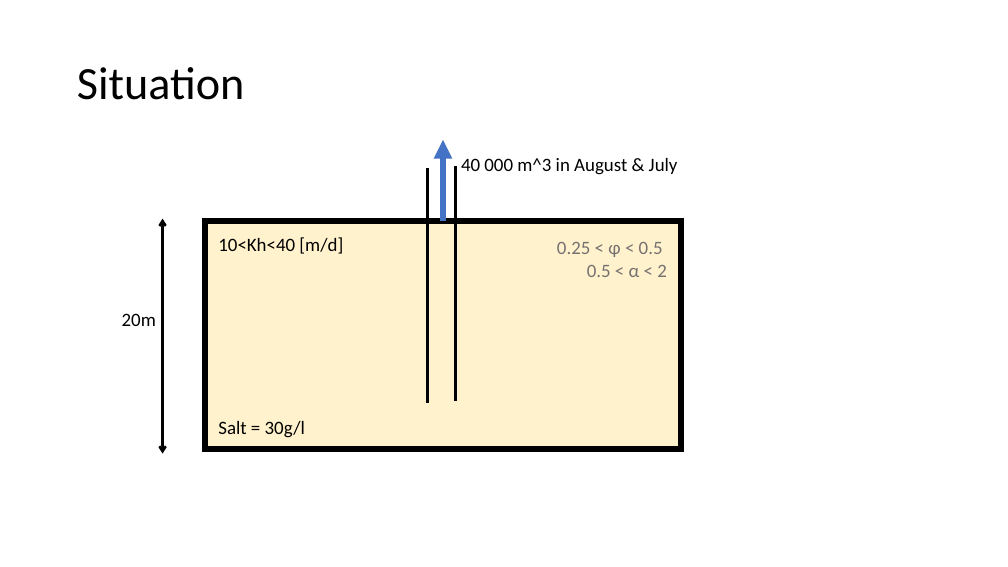
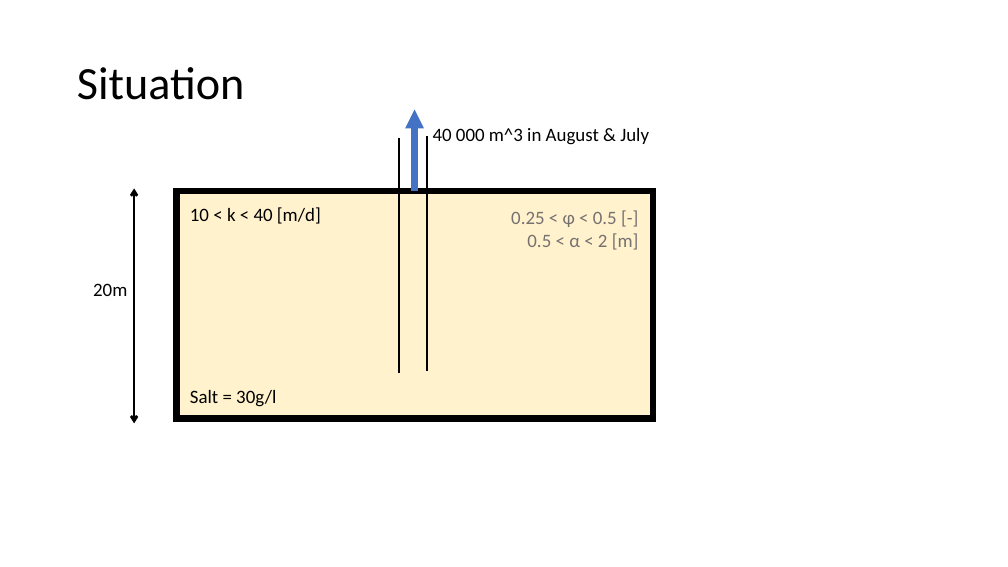
Before and after one commit to Daafip/design-ASR-CEGM2006, a slide deck: slide 2 of Workplan for project/schets situatie.pptx. Drawn at 1008x567 pixels with LibreOffice and Linux fonts; fonts in the diff are those of the drawing. Boxes give left, top, right and bottom in pixels: in the first picture for what was removed or moved away, otherwise in the second. Text is boxed around its words. In the diff, an @@ line names an element or a change of style, - is before the commit and + after.

Commit message:
Changes to slides

```diff
--- a/Workplan for project/schets situatie.pptx
+++ b/Workplan for project/schets situatie.pptx
@@ 3 texts, 2 lines, 1 rectangle, 1 double arrow, 1 arrow: place and size @@
-3 texts, 2 lines, 1 rectangle, 1 double arrow, 1 arrow at [122, 140, 681, 454]
+3 texts, 2 lines, 1 rectangle, 1 double arrow, 1 arrow at [93, 110, 653, 423]
@@ text at [190, 207, 321, 224]: text changed @@
-10<Kh<40 [m/d]
+10 < k < 40 [m/d]
@@ text at [511, 212, 639, 250]: text changed @@
-0.25 < φ < 0.5
-0.5 < α < 2
+0.25 < φ < 0.5 [-]
+0.5 < α < 2 [m]
```
